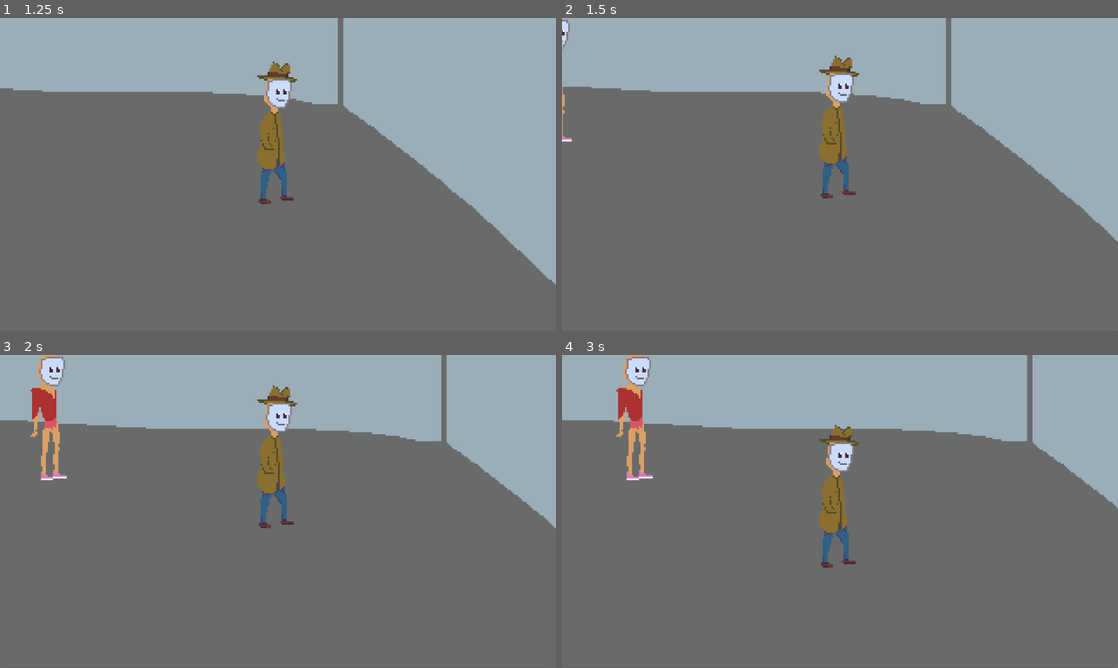
Above: before the commit, frames 1-4 (two rows, left to right).
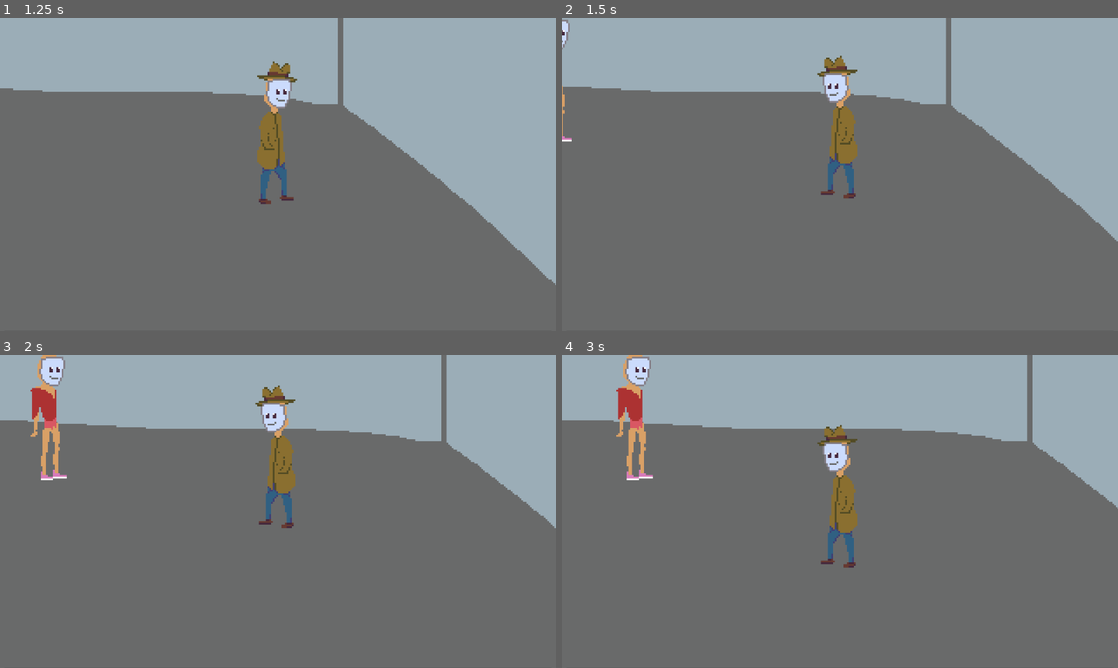
Above: after the commit, the same moments.

Repository: TerjeBallestad/pespi-mask
Game: Godot game, scene res://scenes/lobby.tscn
Same seed, same stepped clock (60 frames per second), same inputs: the game is played once before the commit and once after it. This scene is started directly instead of the project's main scene. Sound files missing from this copy of the repository are replaced by a short silence.
Inputs (mouse positions are in pixels of both pictures, inside the frame that each line leads up to):
- Up to frame 1 (1.25 s): tap Enter at 0.5 s; move the mouse to (400, 158) at 0.52 s; click (400, 158) at 0.67 s
- Up to frame 2 (1.5 s): tap Space at 1.25 s; move the mouse to (728, 190) at 1.27 s; click (728, 190) at 1.42 s
- Up to frame 3 (2 s): no input
- Up to frame 4 (3 s): tap Enter at 2 s; move the mouse to (895, 442) at 2.02 s; click (895, 442) at 2.17 s; tap Space at 2.75 s; move the mouse to (812, 574) at 2.77 s; click (812, 574) at 2.92 s

Frame 1 is identical in both runs. In frame 2, 1.7% of the frame differs, in the area x 45-54%, y 12-58%; in frame 3, 1.7%; in frame 4, 1.7%.

Commit message:
Flip player's sprite if moving leftwards

Diff:
--- a/scripts/movement.gd
+++ b/scripts/movement.gd
@@ -51,6 +51,7 @@
 	var direction = position.direction_to(target)
 	velocity = direction * speed
 	if position.distance_to(target) > min_distance_to_target:
+		$AnimatedSprite2D.flip_h = velocity.x < 0
 		move_and_slide()
 	else:
 		# Reached target - check for walk-to-exit callback
